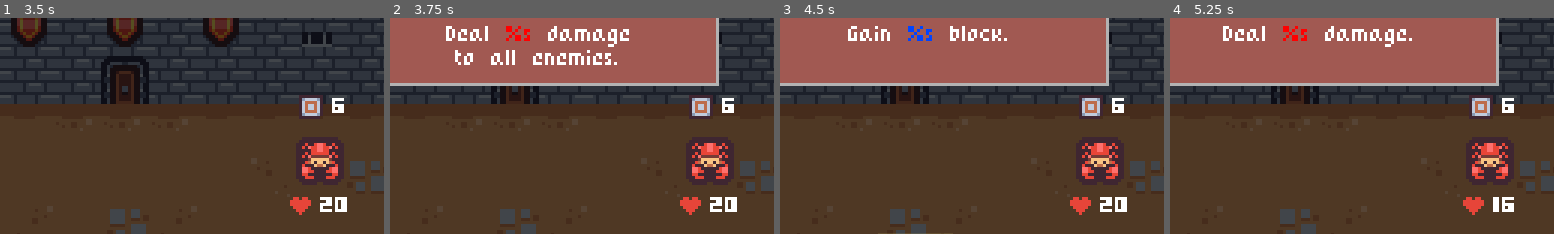
Above: before the commit, frames 1-4 (left to right).
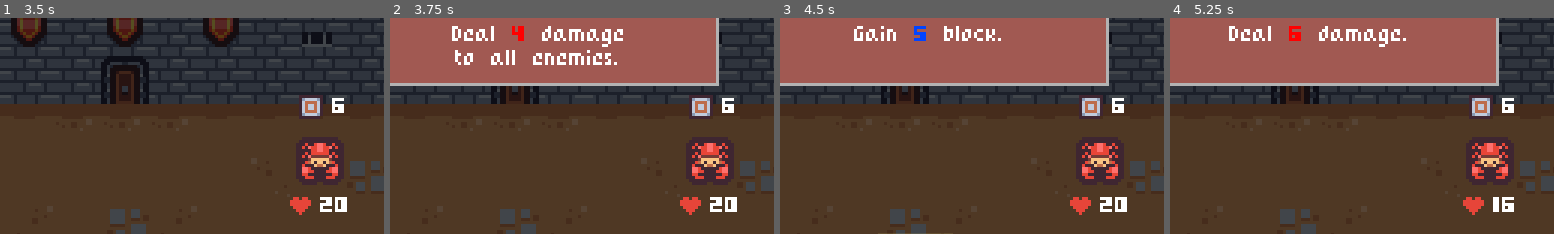
Above: after the commit, the same moments.

Repository: koreem-ahmed/cards-slayer
Game: Godot game, scene res://scenes/Run/run.tscn
Two runs of this game, one before a commit and one after it. Both use one fixed random seed, a clock stepped at 60 frames per second and the inputs below.
Inputs (mouse positions are % of the whole screen's width and height, from its top left):
- Up to frame 1 (3.5 s): click "12" at 0.5 s; click "Back" at 1.25 s; tap Enter at 2 s; drag from (15, 51) to (39, 53) at 2.02 s; drag from (30, 55) to (50, 35) at 2.77 s
- Up to frame 2 (3.75 s): move the mouse to (38, 90) at 3.52 s; hold Right from 3.53 s (still down); hold Right mouse button (right_mouse) from 3.53 s (still down)
- Up to frame 3 (4.5 s): click (38, 90) at 3.8 s; release Right at 4.25 s; release Right mouse button (right_mouse) at 4.25 s; drag from (44, 90) to (72, 47) at 4.27 s
- Up to frame 4 (5.25 s): drag from (50, 90) to (55, 50) at 5.02 s
The pictures show only the part of the screen within x 31-81%, y 13-63%; the shares and areas given below are measured in that part.

Frame 1 is identical in both runs. In frame 2, 1.3% of the frame differs, in the area x 14-63%, y 3-14%; in frame 3, 1.0%; in frame 4, 1.3%.

Commit message:
making the tooltip for the status and makie a new scenes for one status and all status of an enemy of the player

Diff:
--- a/globals/events.gd
+++ b/globals/events.gd
@@ -24,6 +24,7 @@
 # battle signals
 signal battle_over_screen_requested(text: String, type: BattleOverPanel.Type)
 signal battle_won
+signal status_tooltip_requested(statuses: Array[Status])
 
 # map signals
 signal map_exited(room: Room)
--- a/scenes/Card Target Selector/card_target_selector.gd
+++ b/scenes/Card Target Selector/card_target_selector.gd
@@ -61,14 +61,13 @@
 	current_card = null
 
 
-
 func _on_area_2d_area_entered(area: Area2D) -> void:
 	if not current_card or not targeting:
 		return
 
 	if not current_card.targets.has(area):
 		current_card.targets.append(area)
-
+		current_card.request_tooltip()
 
 
 func _on_area_2d_area_exited(area: Area2D) -> void:
@@ -76,3 +75,4 @@
 		return
 
 	current_card.targets.erase(area)
+	current_card.request_tooltip()
--- a/scenes/Card Ui/Card States/card_base.gd
+++ b/scenes/Card Ui/Card States/card_base.gd
@@ -27,7 +27,8 @@
 		return
 
 	card_ui.card_visuals.panel.set("theme_override_styles/panel", card_ui.HOVER_STYLEBOX)
-	Events.card_tooltip_requested.emit(card_ui.card.icon, card_ui.card.tool_tip_text)
+	card_ui.request_tooltip()
+
 
 func on_mouse_exited() -> void:
 	if not card_ui.playable or card_ui.disabled:
--- a/scenes/Card Ui/card_ui.gd
+++ b/scenes/Card Ui/card_ui.gd
@@ -48,6 +48,20 @@
 
 	card.play(targets, char_stats, player_modifiers)
 	queue_free()
+
+
+func get_active_enemy_modifiers() -> ModifierHandler:
+	if targets.is_empty() or targets.size() > 1 or not targets[0] is Enemy:
+		return null
+
+	return targets[0].modifier_handler
+
+
+func request_tooltip() -> void:
+	var enemy_modifiers := get_active_enemy_modifiers()
+	var updated_tooltip := card.get_updated_tooltip(player_modifiers, enemy_modifiers)
+	Events.card_tooltip_requested.emit(card.icon, updated_tooltip)
+
 
 func _on_gui_input(event: InputEvent) -> void:
 	card_state_machine.on_gui_input(event)
--- a/scenes/Ui/card_tip_popup.gd
+++ b/scenes/Ui/card_tip_popup.gd
@@ -24,7 +24,7 @@
 	tool_tip_card.add_child(new_card)
 	new_card.card = card
 	new_card.tooltip_requested.connect(hide_tooltip.unbind(1))
-	card_description.text = card.tool_tip_text
+	card_description.text = card.get_default_toolttip()
 	show()
 
 
--- /dev/null
+++ b/scenes/Ui/status_tooltip.gd
@@ -0,0 +1,18 @@
+extends HBoxContainer
+
+
+class_name StatusTooltip
+
+@export var status: Status : set = set_status
+
+@onready var icon: TextureRect = $Icon
+@onready var label: Label = $Label
+
+
+func set_status(new_status: Status) -> void:
+	if not is_node_ready():
+		await ready
+
+	status = new_status
+	icon.texture = status.icon
+	label.text = status.get_tooltip()
--- /dev/null
+++ b/scenes/Ui/status_tooltip.tscn
@@ -0,0 +1,25 @@
+[gd_scene format=3 uid="uid://42fmwvk8p8m3"]
+
+[ext_resource type="Script" uid="uid://bi5m8ufa1xjkw" path="res://scenes/Ui/status_tooltip.gd" id="1_76v7v"]
+[ext_resource type="Texture2D" uid="uid://ci8hmlimkt0j7" path="res://assets/expose.png" id="1_ftokq"]
+
+[node name="Status Tooltip" type="HBoxContainer" unique_id=1658283026]
+custom_minimum_size = Vector2(150, 0)
+offset_right = 150.0
+offset_bottom = 15.0
+script = ExtResource("1_76v7v")
+
+[node name="Icon" type="TextureRect" parent="." unique_id=459710593]
+custom_minimum_size = Vector2(10, 10)
+layout_mode = 2
+texture = ExtResource("1_ftokq")
+expand_mode = 1
+stretch_mode = 5
+
+[node name="Label" type="Label" parent="." unique_id=1522295184]
+custom_minimum_size = Vector2(110, 0)
+layout_mode = 2
+size_flags_horizontal = 3
+text = "Take 50% more damage for attacks, for 5 rounds"
+vertical_alignment = 1
+autowrap_mode = 2
--- /dev/null
+++ b/scenes/Ui/status_view.gd
@@ -0,0 +1,45 @@
+extends Control
+
+
+class_name StatusView
+
+const STATUS_TOOLTIP = preload("res://scenes/Ui/status_tooltip.tscn")
+
+@onready var status_tooltiips: VBoxContainer = %"Status Tooltiips"
+
+
+func _ready() -> void:
+	for tooltip: StatusTooltip in status_tooltiips.get_children():
+		tooltip.queue_free()
+
+	Events.status_tooltip_requested.connect(show_view)
+
+
+func _input(event: InputEvent) -> void:
+	if event.is_action_pressed("ui_cancel") and visible:
+		hide_view()
+
+
+func show_view(statuses: Array[Status]) -> void:
+	for status: Status in statuses:
+		var new_status_tooptip := STATUS_TOOLTIP.instantiate() as StatusTooltip
+		status_tooltiips.add_child(new_status_tooptip)
+		new_status_tooptip.status = status
+
+	show()
+
+
+func hide_view() -> void:
+	for tooltip: StatusTooltip in status_tooltiips.get_children():
+		tooltip.queue_free()
+
+	hide()
+
+
+func _on_gui_input(event: InputEvent) -> void:
+	if event.is_action_pressed("left_mouse") and visible:
+		hide_view()
+
+
+func _on_back_btn_pressed() -> void:
+	hide_view()
--- /dev/null
+++ b/scenes/Ui/status_view.tscn
@@ -0,0 +1,64 @@
+[gd_scene format=3 uid="uid://mkjasf8nychk"]
+
+[ext_resource type="Script" uid="uid://ovtc625sl7t0" path="res://scenes/Ui/status_view.gd" id="1_r3r6k"]
+
+[node name="Status View" type="Control" unique_id=480707424]
+layout_mode = 3
+anchors_preset = 15
+anchor_right = 1.0
+anchor_bottom = 1.0
+grow_horizontal = 2
+grow_vertical = 2
+script = ExtResource("1_r3r6k")
+
+[node name="Background" type="ColorRect" parent="." unique_id=1185146775]
+layout_mode = 1
+anchors_preset = 15
+anchor_right = 1.0
+anchor_bottom = 1.0
+grow_horizontal = 2
+grow_vertical = 2
+mouse_filter = 2
+color = Color(0, 0, 0, 0.5019608)
+
+[node name="ScrollContainer" type="ScrollContainer" parent="." unique_id=893238737]
+custom_minimum_size = Vector2(200, 100)
+layout_mode = 1
+anchors_preset = 8
+anchor_left = 0.5
+anchor_top = 0.5
+anchor_right = 0.5
+anchor_bottom = 0.5
+offset_left = -100.0
+offset_top = -50.0
+offset_right = 100.0
+offset_bottom = 50.0
+grow_horizontal = 2
+grow_vertical = 2
+horizontal_scroll_mode = 0
+
+[node name="CenterContainer" type="CenterContainer" parent="ScrollContainer" unique_id=1653177816]
+layout_mode = 2
+size_flags_horizontal = 3
+size_flags_vertical = 3
+
+[node name="Status Tooltiips" type="VBoxContainer" parent="ScrollContainer/CenterContainer" unique_id=629432227]
+unique_name_in_owner = true
+layout_mode = 2
+theme_override_constants/separation = 8
+
+[node name="Back btn" type="Button" parent="." unique_id=320810581]
+custom_minimum_size = Vector2(50, 15)
+layout_mode = 1
+anchors_preset = 1
+anchor_left = 1.0
+anchor_right = 1.0
+offset_left = -55.0
+offset_top = 5.0
+offset_right = -5.0
+offset_bottom = 20.0
+grow_horizontal = 0
+text = "Back"
+
+[connection signal="gui_input" from="." to="." method="_on_gui_input"]
+[connection signal="pressed" from="Back btn" to="." method="_on_back_btn_pressed"]
--- a/statuses/exposed.gd
+++ b/statuses/exposed.gd
@@ -4,6 +4,10 @@
 class_name ExposedStatus
 
 const MODIFIER := 0.5
+
+
+func get_tooltip() -> String:
+	return tooltip % duration
 
 
 func initialize_status(target: Node) -> void:
--- a/statuses/exposed.tres
+++ b/statuses/exposed.tres
@@ -1,4 +1,4 @@
-[gd_resource type="Resource" script_class="Exposed" format=3 uid="uid://b7jss455uedle"]
+[gd_resource type="Resource" script_class="ExposedStatus" format=3 uid="uid://b7jss455uedle"]
 
 [ext_resource type="Texture2D" uid="uid://ci8hmlimkt0j7" path="res://assets/expose.png" id="1_0rmh8"]
 [ext_resource type="Script" uid="uid://r76m1oud65uv" path="res://statuses/exposed.gd" id="2_0rmh8"]
@@ -10,5 +10,5 @@
 can_expire = true
 duration = 1
 icon = ExtResource("1_0rmh8")
-tooltip = "TODO"
+tooltip = "Exposed: takes 50%% more damage for %s turns"
 metadata/_custom_type_script = "uid://15i1kwigc6wx"
--- a/statuses/muscle.gd
+++ b/statuses/muscle.gd
@@ -3,6 +3,9 @@
 
 class_name MuscleStatus
 
+
+func get_tooltip() -> String:
+	return tooltip % stacks
 
 func initialize_status(target: Node) -> void:
 	status_changed.connect(on_status_changed.bind(target))
--- a/statuses/muscle.tres
+++ b/statuses/muscle.tres
@@ -10,5 +10,5 @@
 stack_type = 1
 stacks = 2
 icon = ExtResource("1_odh2a")
-tooltip = "TODO"
+tooltip = "Muscle: attacks deal %s more damage."
 metadata/_custom_type_script = "uid://15i1kwigc6wx"
--- a/statuses/true_strength_form.tres
+++ b/statuses/true_strength_form.tres
@@ -7,5 +7,5 @@
 script = ExtResource("2_5fl3q")
 id = "true_strength_form"
 icon = ExtResource("1_5fl3q")
-tooltip = "TODO"
+tooltip = "Trur Strength Form: at the start of its turn gain 2 Muscle."
 metadata/_custom_type_script = "uid://15i1kwigc6wx"
Not shown, added: scenes/Ui/status_tooltip.gd.uid
Not shown, added: scenes/Ui/status_view.gd.uid
